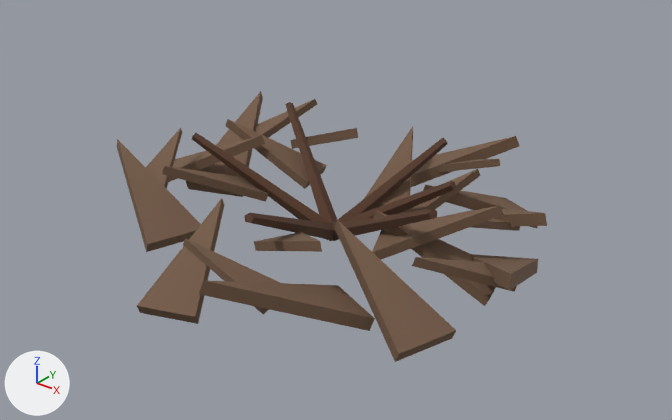
The glTF model public/assets/models/crop_potato_withered.glb as it was, and as the next commit left it.
Rendered twice from a 50 mm lens placed at (1.488, -1.845, 1.238), pointed at (0.035, -0.029, 0.112). Lighting does not change. The marker at lower left points along +X, +Y and +Z. The picture after the commit comes second. Where no turn or scale is listed for an object, it has been applied to the vertices. Vertices at exactly the same position are counted once.

The first picture shows 'potato_withered_crown_00_leaf_00', 'potato_withered_stem_00'.
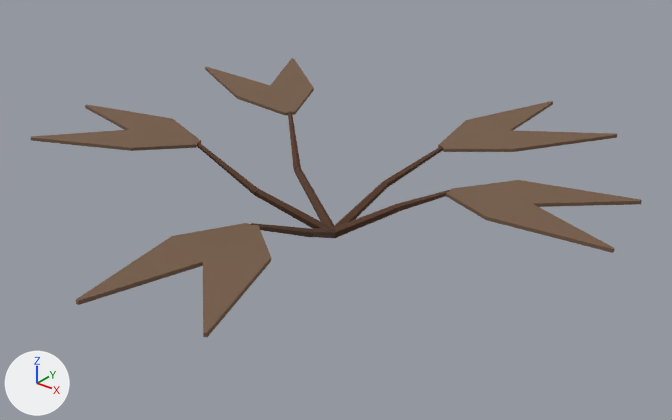
Where the change shows, as pixel boxes (x1, y1, x2, y2) in the pictures (672 x 420 px; the box of a moved part takes in the faces that stretch with it):
'potato_withered_crown_00_leaf_00', deleted (brown): before (117, 91, 547, 362)
'potato_withered_leaf_00_00', added: after (31, 58, 642, 337)
'potato_withered_stem_00', reshaped, moved, rescaled (9% shorter): before (192, 102, 456, 241); after (197, 111, 451, 238)
part 1 of me_potato_withered_stem_00_mesh, moved or reshaped: before (334, 138, 448, 240); after (393, 190, 451, 212)
part 2 of me_potato_withered_stem_00_mesh, moved or reshaped: before (245, 213, 337, 241); after (288, 111, 301, 169)
part 3 of me_potato_withered_stem_00_mesh, moved or reshaped: before (333, 181, 456, 241); after (310, 228, 337, 238)
part 4 of me_potato_withered_stem_00_mesh, moved or reshaped: before (329, 209, 437, 241); after (250, 223, 314, 237)
part 5 of me_potato_withered_stem_00_mesh, moved or reshaped: before (285, 102, 337, 223); after (383, 146, 443, 188)
part 6 of me_potato_withered_stem_00_mesh, added (brown): after (255, 189, 332, 228)
part 7 of me_potato_withered_stem_00_mesh, moved or reshaped: before (192, 133, 333, 240); after (197, 142, 258, 195)
part 8 of me_potato_withered_stem_00_mesh, added (brown): after (294, 167, 397, 238)

The change, as a diff of the scene's bpy script:
```diff
--- a/public/assets/models/crop_potato_withered.glb.py
+++ b/public/assets/models/crop_potato_withered.glb.py
@@ me_potato_withered_stem_00_mesh @@
 # used by ob_potato_withered_stem_00; parent = ob_crop_potato_withered_root; location = (0.0271, -0.074, 0.148); scale = (0.428, 0.428, 0.428)
-me_potato_withered_stem_00_mesh.from_pydata(...)  # 60 vertices, 96 faces; spans x -1.0..1.0, y -0.93..0.93, z -0.35..0.35
+me_potato_withered_stem_00_mesh.from_pydata(...)  # 100 vertices, 160 faces; spans x -0.95..0.95, y -1.0..1.0, z -0.34..0.34
+# me_potato_withered_stem_00_mesh part 1: the loose piece of 10 vertices spanning x -0.12..0.34, y 0.14..0.93, z -0.34..0.25 is turned -63.7 degrees about the z axis through its middle and scaled by 0.518, then moved by (0.6, -0.18, 0.14)
+# me_potato_withered_stem_00_mesh part 2: the loose piece of 10 vertices spanning x -0.12..0.26, y -0.93..0.2, z -0.35..0.35 is turned -148.5 degrees about the z axis through its middle and scaled by 0.457, then moved by (-0.72, 0.94, 0.13)
+# me_potato_withered_stem_00_mesh part 3: the loose piece of 10 vertices spanning x -0.1..0.77, y 0.11..0.35, z -0.34..0.25 is multiplied about its middle by the matrix ((0.19, 0.71, 0.031), (-0.708, 0.192, -0.064), (-0.07, -0.013, 0.733)), then moved by (-0.16, -0.33, -0.1)
+# me_potato_withered_stem_00_mesh part 4: the loose piece of 10 vertices spanning x -0.09..1.0, y -0.28..0.23, z -0.35..0.35 is multiplied about its middle by the matrix ((0.233, 0.464, 0.001), (-0.464, 0.232, -0.019), (-0.018, 0.007, 0.519)), then moved by (-0.09, -0.66, 0.17)
+# me_potato_withered_stem_00_mesh part 5: the loose piece of 10 vertices spanning x -0.91..-0.02, y 0.12..0.72, z -0.35..0.3 is turned -96.2 degrees about the z axis through its middle and scaled by 0.449, then moved by (0.79, 0.39, 0.12)
+# me_potato_withered_stem_00_mesh part 6: the loose piece of 10 vertices spanning x -0.12..0.34, y 0.14..0.93, z -0.34..0.25 is copied, and the copy is multiplied about its middle by the matrix ((-0.547, -0.345, -0.04), (0.347, -0.547, -0.024), (-0.021, -0.041, 0.646)), then moved by (-0.28, -0.49, -0.11); it spans x -0.45..0.08, y -0.12..0.22, z -0.34..0.02
+# me_potato_withered_stem_00_mesh part 7: the loose piece of 10 vertices spanning x -1.0..-0.03, y -0.19..0.23, z -0.35..0.3 is multiplied about its middle by the matrix ((0.509, 0.099, -0.02), (-0.099, 0.509, -0.003), (0.019, 0.007, 0.519)), then moved by (-0.16, -0.15, 0.15)
+# me_potato_withered_stem_00_mesh part 8
+# 30 vertices are added at x -0.48..0.52, y 0.15..0.66, z -0.34..0.02
+# 48 new faces join them
 me_potato_withered_stem_00_mesh.materials.append(mat_wood_dark_01)
@@ ob_potato_withered_crown_00_leaf_00 @@
-ob_potato_withered_crown_00_leaf_00 = bpy.data.objects.new('potato_withered_crown_00_leaf_00', me_potato_withered_crown_00_leaf_00_mesh)
@@ ob_potato_withered_stem_00 @@
 ob_potato_withered_stem_00.parent = ob_crop_potato_withered_root
-ob_potato_withered_stem_00.location = (0.0271, -0.074, 0.148)
-ob_potato_withered_stem_00.scale = (0.428, 0.428, 0.428)
+ob_potato_withered_stem_00.location = (-0.0215, -0.0724, 0.135)
+ob_potato_withered_stem_00.scale = (0.387, 0.387, 0.387)
@@ ob_potato_withered_leaf_00_00 @@
+ob_potato_withered_leaf_00_00 = bpy.data.objects.new('potato_withered_leaf_00_00', me_potato_withered_leaf_00_00_mesh)  # 120 vertices, 200 faces; spans x -0.84..0.84, y -0.88..0.88, z -0.03..0.03
+ob_potato_withered_leaf_00_00.location = (-0.023, -0.054, 0.247)
```
